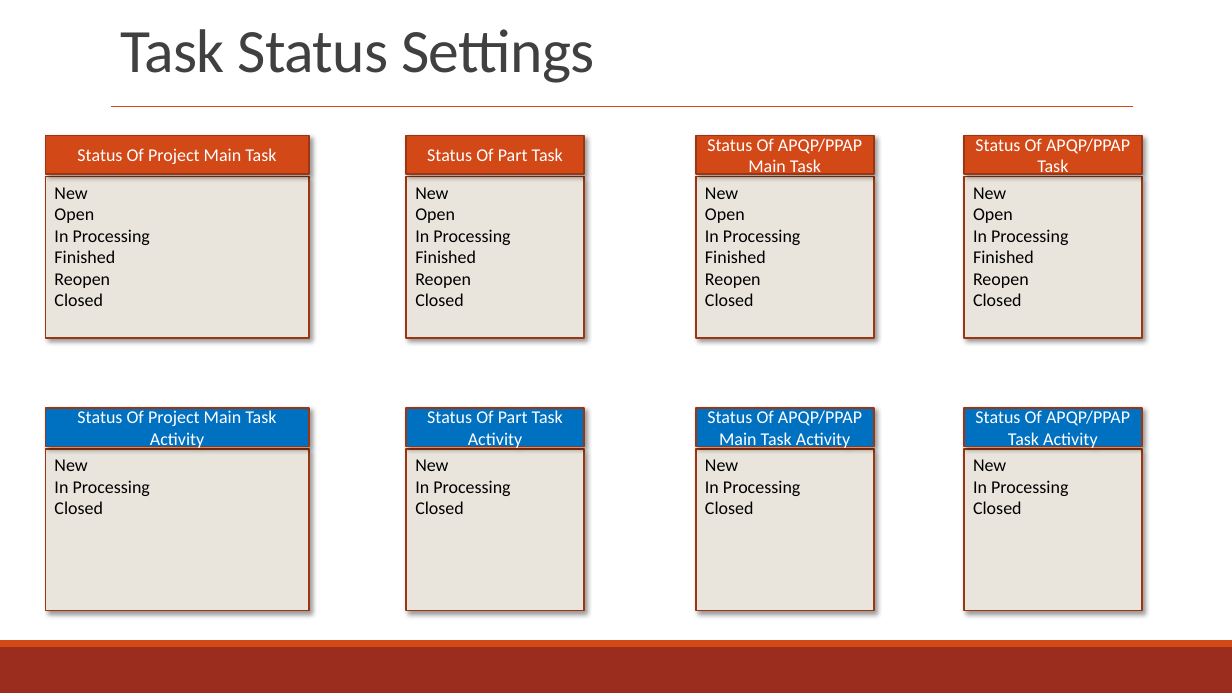
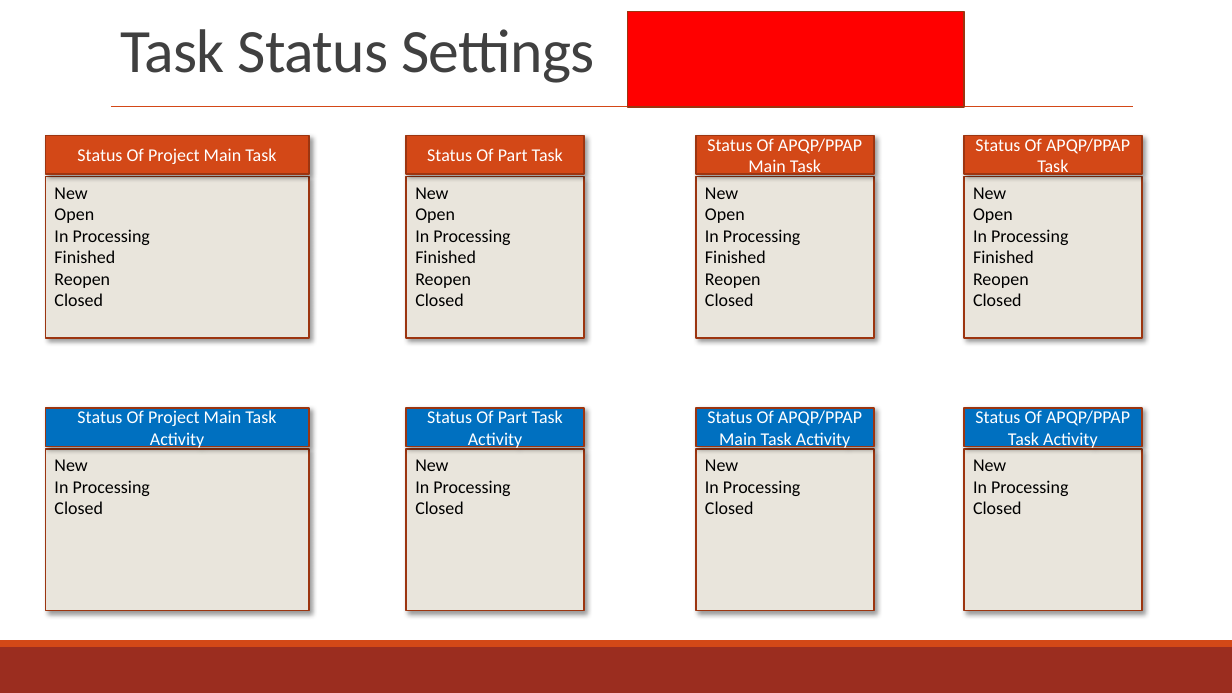
Before and after one commit to zyw9963/YFVE-supplier-portal, a slide deck: slide 89 of projects/YanFeng/02 System Design/User Stories/Flowcharts/Supplier FlowCharts & UX.pptx (slide 86 before the commit). Drawn at 1232x693 pixels with LibreOffice and Linux fonts; fonts in the diff are those of the drawing. Boxes give left, top, right and bottom in pixels: in the first picture for what was removed or moved away, otherwise in the second. Text is boxed around its words. In the diff, an @@ line names an element or a change of style, - is before the commit and + after.

```diff
--- a/projects/YanFeng/02 System Design/User Stories/Flowcharts/Supplier FlowCharts & UX.pptx
+++ b/projects/YanFeng/02 System Design/User Stories/Flowcharts/Supplier FlowCharts & UX.pptx
@@ rectangle added at (x1=628, y1=11, x2=964, y2=106), fill #FF0000, outline #9C3511 1.25 pt @@
```
Also in this commit, not shown: 34 other slides changed, 12 slides added, 2 other files.
